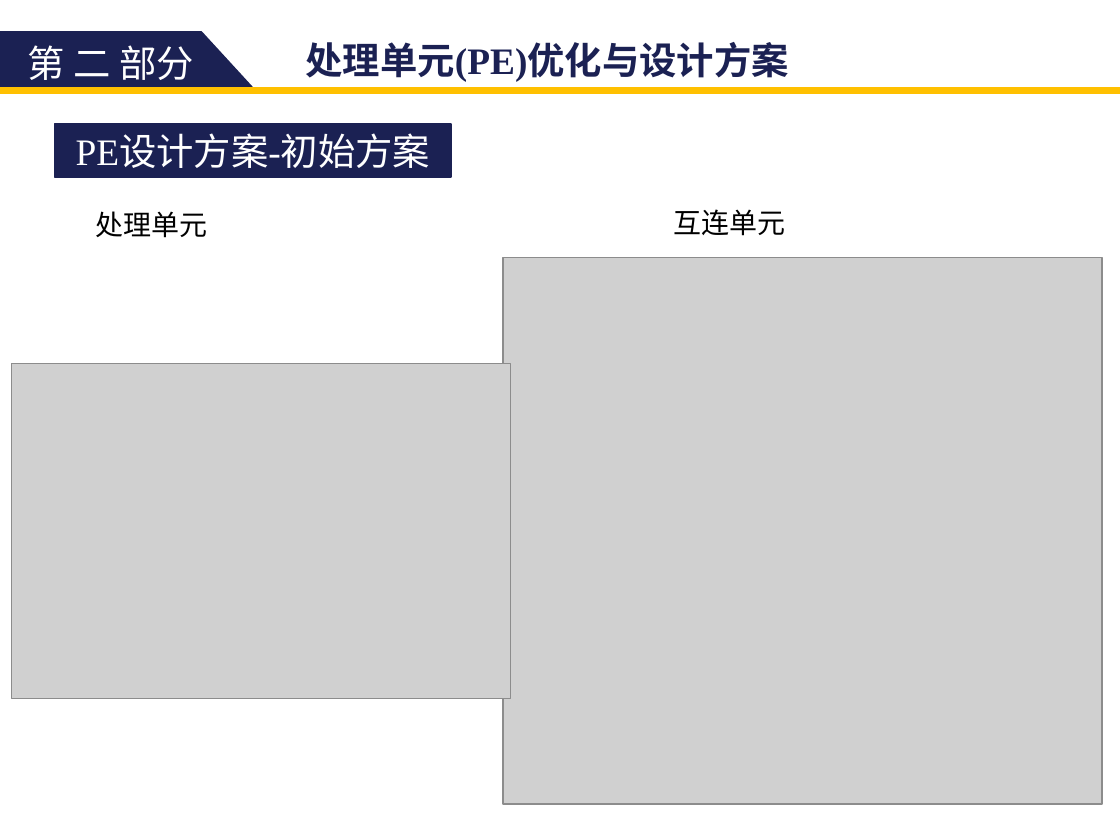
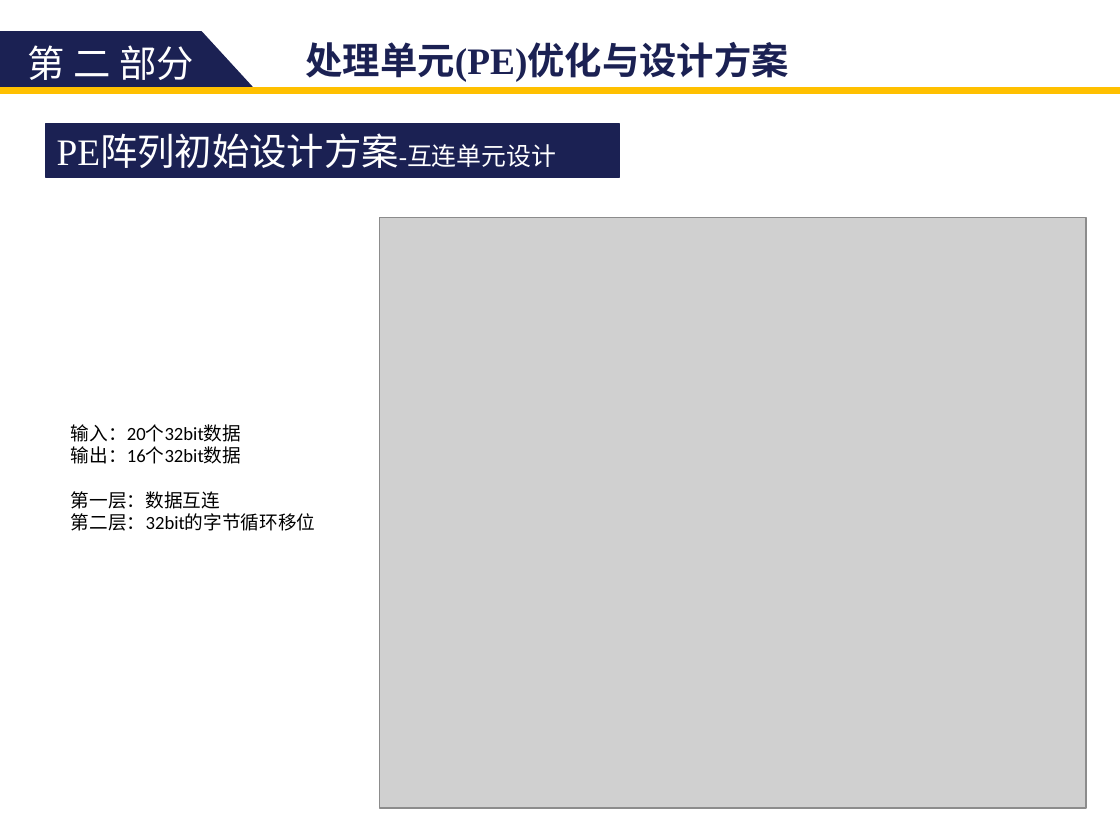
Before and after one commit to zdyzhan/bishe, a slide deck: slide 26 of 131199 李小泉.pptx (slide 25 before the commit). Drawn at 1120x840 pixels with LibreOffice and Linux fonts; fonts in the diff are those of the drawing; grey boxes stand for pictures. Boxes give left, top, right and bottom in pixels: in the first picture for what was removed or moved away, otherwise in the second. Text is boxed around its words. In the diff, an @@ line names an element or a change of style, - is before the commit and + after.

```diff
--- a/131199 李小泉.pptx
+++ b/131199 李小泉.pptx
@@ rectangle added at <box>46,124,620,177</box>, fill #1B2153, outline #1B2153 1 pt, 24 pt, text #FFFFFF @@
+PE阵列初始设计方案-互连单元设计
@@ rectangle removed at <box>55,124,451,177</box> @@
-PE设计方案-初始方案
@@ text removed at <box>674,209,786,236</box> @@
-互连单元
@@ text removed at <box>96,211,208,238</box> @@
-处理单元
@@ picture: place and size @@
-picture at <box>503,258,1102,804</box>
+picture at <box>380,217,1086,809</box>
@@ picture removed at <box>12,363,511,698</box> @@
@@ text added at <box>71,424,315,531</box>, 12 pt, text #000000 @@
+输入：20个32bit数据
+输出：16个32bit数据
+第一层：数据互连
+第二层：32bit的字节循环移位
```
Also in this commit, not shown: 33 other slides changed, 5 slides added, 11 slides removed, 13 other files.
